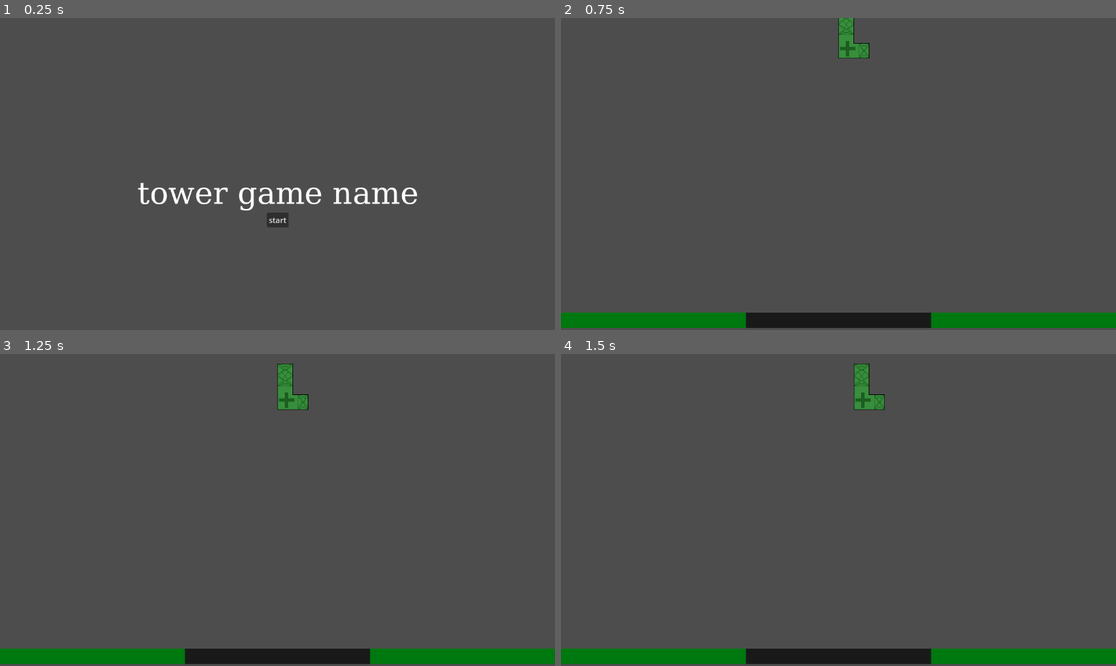
Above: before the commit, frames 1-4 (two rows, left to right).
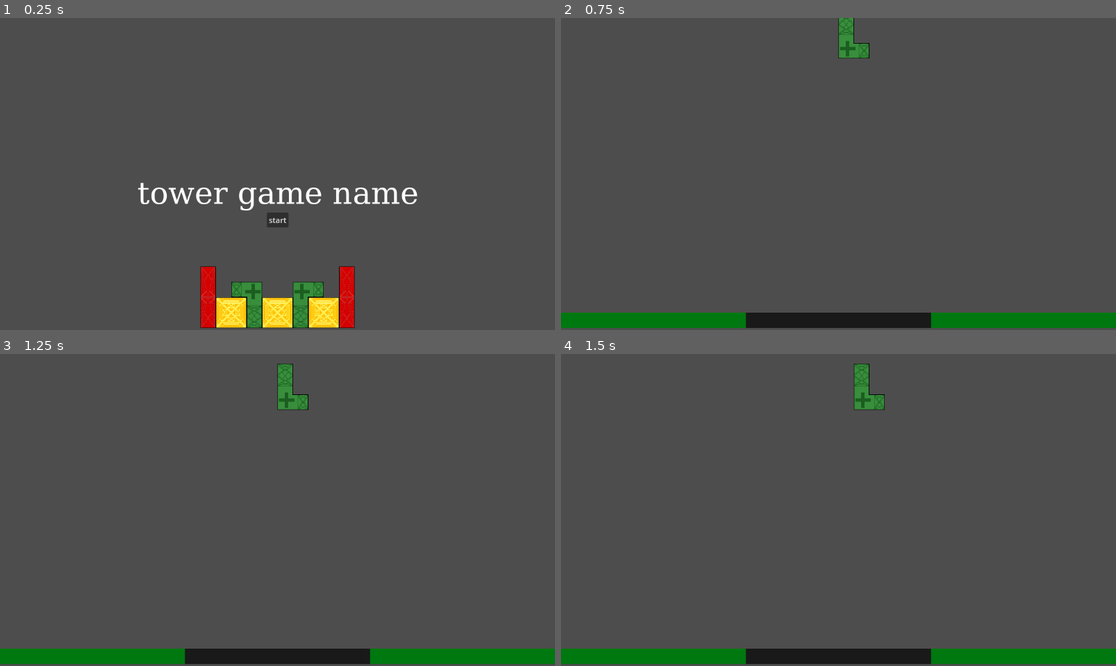
Above: after the commit, the same moments.

Repository: ender-titan1/GWJ-73
Game: Godot game, scene res://start_menu.tscn
Two runs of this game, one before a commit and one after it. Both use one fixed random seed, a clock stepped at 60 frames per second and the inputs below.
Inputs (mouse positions are in pixels of both pictures, inside the frame that each line leads up to):
- Up to frame 1 (0.25 s): no input
- Up to frame 2 (0.75 s): click "start" at 0.5 s
- Up to frame 3 (1.25 s): no input
- Up to frame 4 (1.5 s): move the mouse to (960, 494) at 1.27 s; hold D (shift_right) from 1.28 s (still down)

The runs differ from the first frame. In frame 1, 3.8% of the frame differs, in the area x 36-64%, y 79-100%; in frame 2, nothing differs; in frame 3, nothing differs; in frame 4, nothing differs.

Commit message:
started the start scene colorisation

Diff:
--- a/start_menu.tscn
+++ b/start_menu.tscn
@@ -1,6 +1,61 @@
-[gd_scene load_steps=2 format=3 uid="uid://c3s74tq3n764o"]
+[gd_scene load_steps=7 format=3 uid="uid://c3s74tq3n764o"]
 
 [ext_resource type="PackedScene" uid="uid://bl3o7g0lidej5" path="res://scenes/Menu_ui.tscn" id="1_jydug"]
+[ext_resource type="Texture2D" uid="uid://dy7wkgsul56fr" path="res://imports/tile_sheet_128px_by_128px-4.png" id="2_xahba"]
+[ext_resource type="Texture2D" uid="uid://cmcrit7gifwi3" path="res://resources/placeholder_square.tres" id="3_a8h55"]
+
+[sub_resource type="TileSetAtlasSource" id="TileSetAtlasSource_au68e"]
+texture = ExtResource("2_xahba")
+texture_region_size = Vector2i(32, 32)
+0:0/0 = 0
+0:1/0 = 0
+0:2/0 = 0
+1:2/0 = 0
+2:2/0 = 0
+3:2/0 = 0
+3:1/0 = 0
+3:0/0 = 0
+4:0/0 = 0
+5:0/0 = 0
+5:1/0 = 0
+5:2/0 = 0
+6:2/0 = 0
+6:1/0 = 0
+6:3/0 = 0
+6:4/0 = 0
+5:4/0 = 0
+5:3/0 = 0
+4:4/0 = 0
+3:4/0 = 0
+2:3/0 = 0
+1:3/0 = 0
+0:3/0 = 0
+0:4/0 = 0
+0:6/0 = 0
+1:6/0 = 0
+2:6/0 = 0
+2:7/0 = 0
+3:6/0 = 0
+3:7/0 = 0
+4:7/0 = 0
+4:6/0 = 0
+6:6/0 = 0
+6:7/0 = 0
+6:8/0 = 0
+7:6/0 = 0
+0:8/0 = 0
+0:9/0 = 0
+1:9/0 = 0
+2:9/0 = 0
+
+[sub_resource type="TileSetAtlasSource" id="TileSetAtlasSource_mv4s3"]
+texture = ExtResource("3_a8h55")
+texture_region_size = Vector2i(32, 32)
+
+[sub_resource type="TileSet" id="TileSet_kpg5i"]
+tile_size = Vector2i(32, 32)
+sources/0 = SubResource("TileSetAtlasSource_au68e")
+sources/1 = SubResource("TileSetAtlasSource_mv4s3")
 
 [node name="StartMenu" type="Node2D"]
 
@@ -12,3 +67,8 @@
 anchors_preset = 9
 anchor_right = 0.0
 grow_horizontal = 1
+
+[node name="TileMap" type="TileMap" parent="."]
+tile_set = SubResource("TileSet_kpg5i")
+format = 2
+layer_0/tile_data = PackedInt32Array(589820, 196608, 6, 655356, 196608, 7, 589821, 262144, 6, 655357, 262144, 7, 524286, 327680, 0, 589822, 327680, 1, 655358, 327680, 2, 589823, 196608, 6, 655359, 196608, 7, 524288, 262144, 6, 589824, 262144, 7, 524289, 393216, 7, 589825, 393216, 8, 458754, 458752, 6, 524290, 196608, 6, 589826, 196608, 7, 524291, 262144, 6, 589827, 262144, 7, 524292, 393216, 3, 589828, 393216, 4, 458747, 393216, 1, 524283, 393216, 2, 589819, 393216, 3, 655355, 393216, 4, 524285, 262144, 0, 458753, 393216, 6, 393220, 393216, 1, 458756, 393216, 2)
Not shown, added: imports/tile_sheet_128px_by_128px-3 copy.png.import
Binary file added: imports/tile_sheet_128px_by_128px-4.png
Not shown, added: imports/tile_sheet_128px_by_128px-4.png.import
Not shown, changed: imports/.DS_Store
